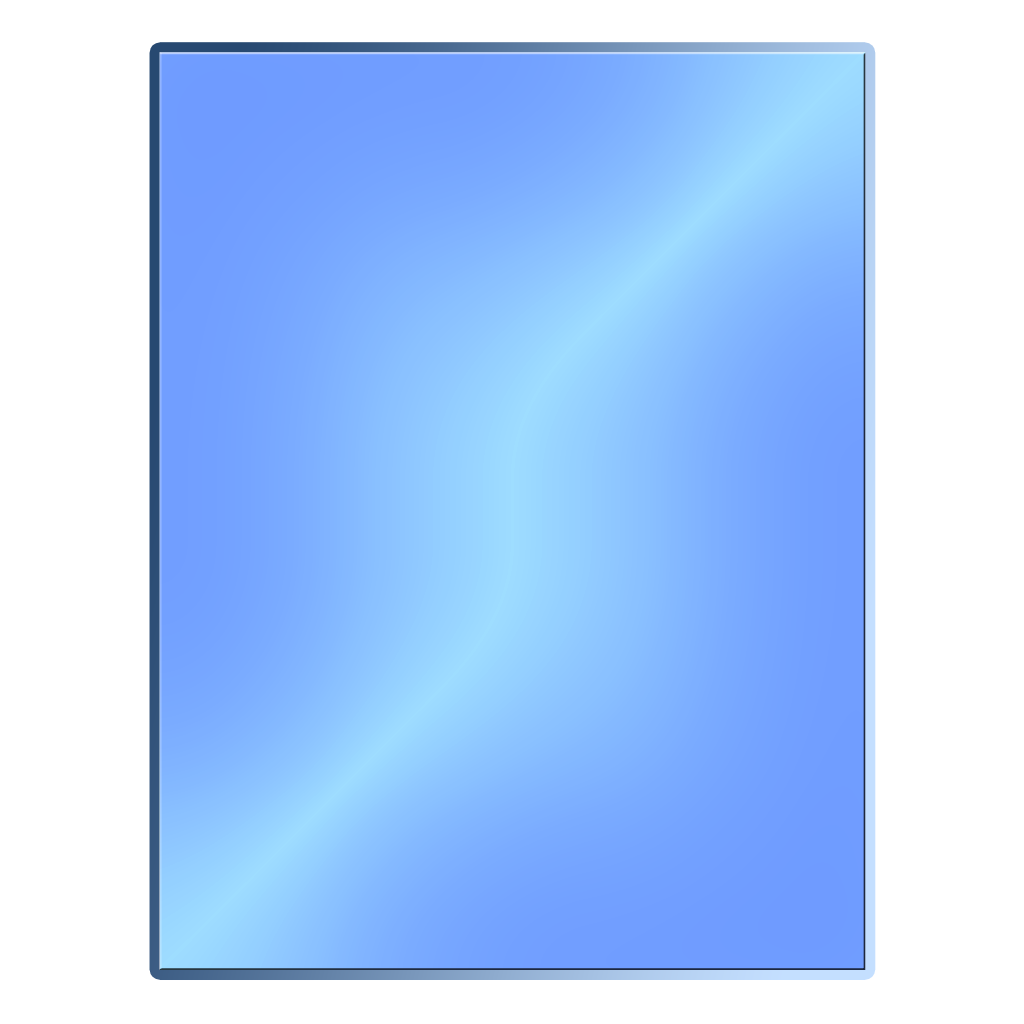
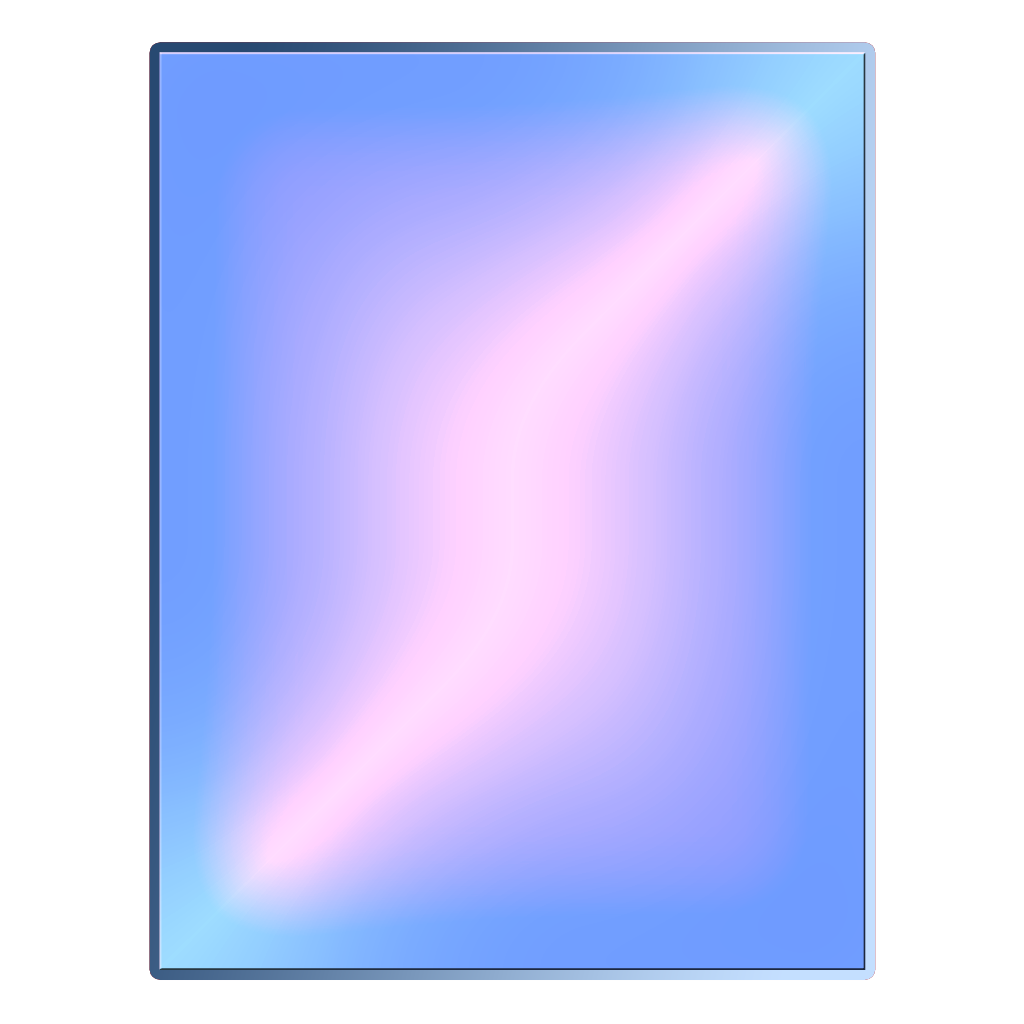
Layer changes from the first 1024x1024 image to the second:
removed layer "Shape 5 copy 2" (was overlay) over [159, 52, 866, 970]
removed layer "Shape 5" over [159, 52, 866, 970]
added layer "Layer 1 copy 2" (overlay) above "Layer 1 copy" over [159, 52, 866, 970]
added layer "Layer 1 copy" (luminosity) above "Layer 1" over [159, 52, 866, 970]
added layer "Layer 1" above "Layer 0" over [159, 52, 866, 970]
